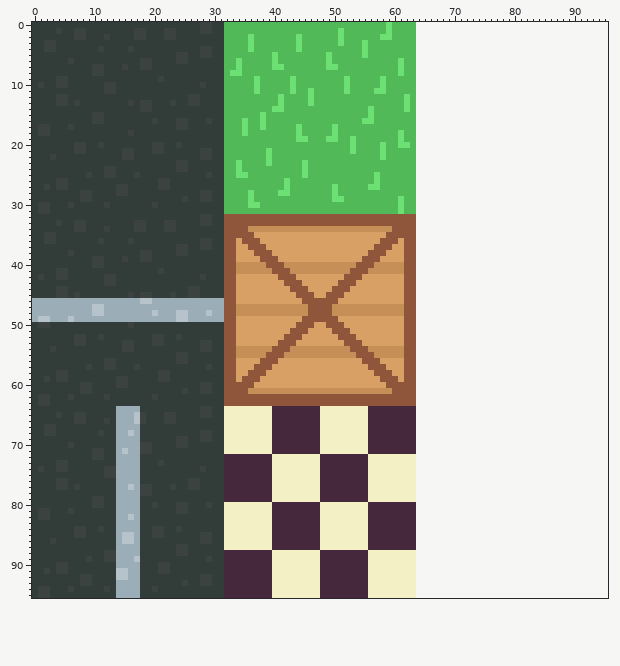
Sprite sheet: src/track/assets/tilesets/tileset.png. Above: the version before the commit.
The file is 64x96 pixels. The old version is drawn lined up with the new one, on the new canvas.
New version:
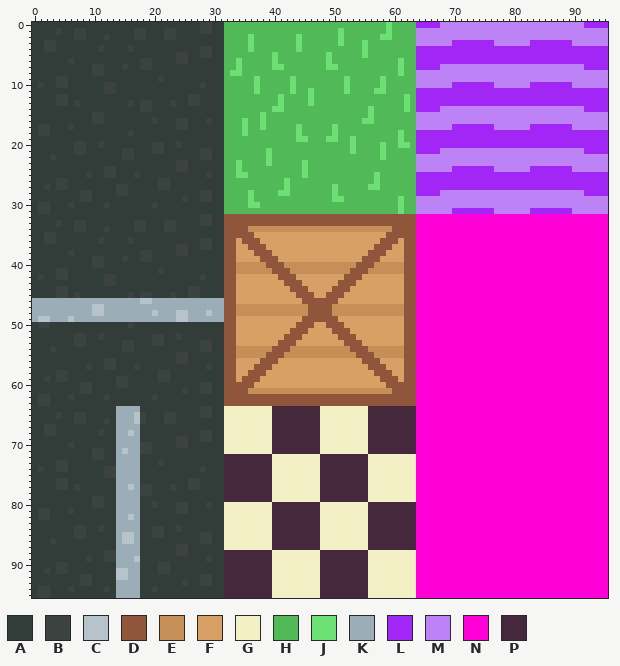
Palette (. is transparent): A #323c39  B #3b4240  C #b7c3ca  D #8f563b  E #c68f57  F #d9a066  G #f2f0c4  H #51b957  J #6de074  K #9badb7  L #a226f6  M #bd83f6  N #ff00d7  P #45283c
The exact change:
canvas 64x96 -> 96x96
The author put colour L in row 0 at x 64 to 67 and 92 to 95; in row 3 at x 70 to 76 and 83 to 89; in rows 4 to 6 at x 64 to 95; in row 7 at x 64 to 67 and 92 to 95; in row 10 at x 70 to 76 and 83 to 89; in rows 11 to 13 at x 64 to 95.
The author put colour L in row 14 at x 64 to 67 and 92 to 95; in row 17 at x 70 to 76 and 83 to 89; in rows 18 to 20 at x 64 to 95; in row 21 at x 64 to 67 and 92 to 95; in row 24 at x 70 to 76 and 83 to 89; in rows 25 to 27 at x 64 to 95.
The author put colour L in row 28 at x 64 to 67 and 92 to 95; in row 31 at x 70 to 76 and 83 to 89.
The author put colour M in row 0 at x 68 to 91; in rows 1 to 2 at x 64 to 95; in row 3 at x 64 to 69, 77 to 82 and 90 to 95; in row 7 at x 68 to 91; in rows 8 to 9 at x 64 to 95; in row 10 at x 64 to 69, 77 to 82 and 90 to 95.
The author put colour M in row 14 at x 68 to 91; in rows 15 to 16 at x 64 to 95; in row 17 at x 64 to 69, 77 to 82 and 90 to 95; in row 21 at x 68 to 91; in rows 22 to 23 at x 64 to 95; in row 24 at x 64 to 69, 77 to 82 and 90 to 95.
The author put colour M in row 28 at x 68 to 91; in rows 29 to 30 at x 64 to 95; in row 31 at x 64 to 69, 77 to 82 and 90 to 95.
The author put colour N in rows 32 to 95 at x 64 to 95.
Boxes around the changes in both pictures, in picture pixels (x1, y1, x2, y2):
added: (416, 22, 608, 598)
